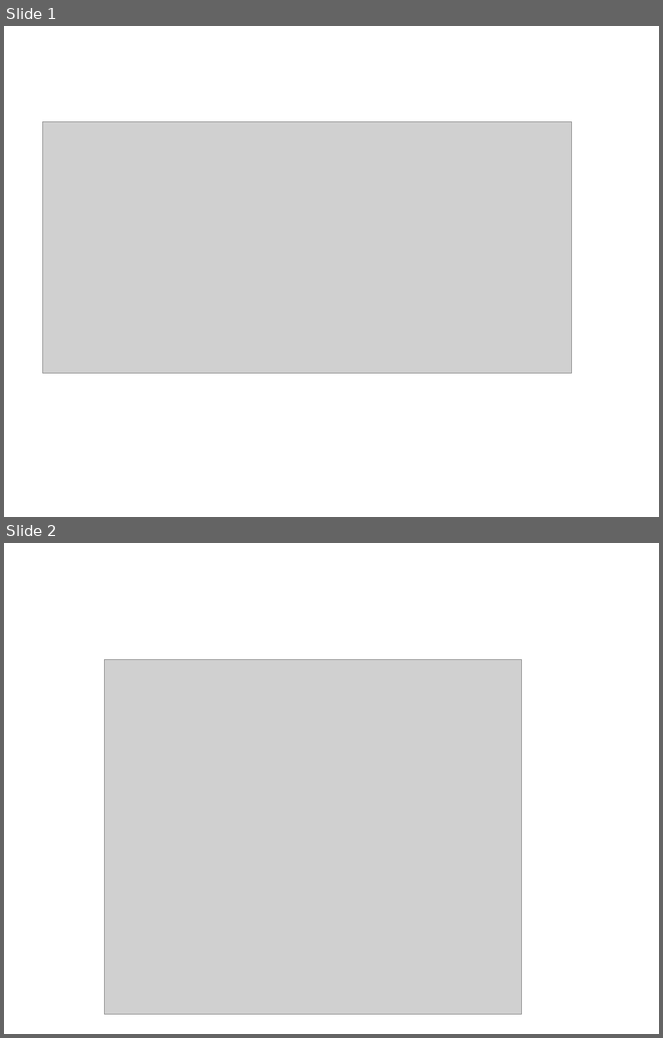
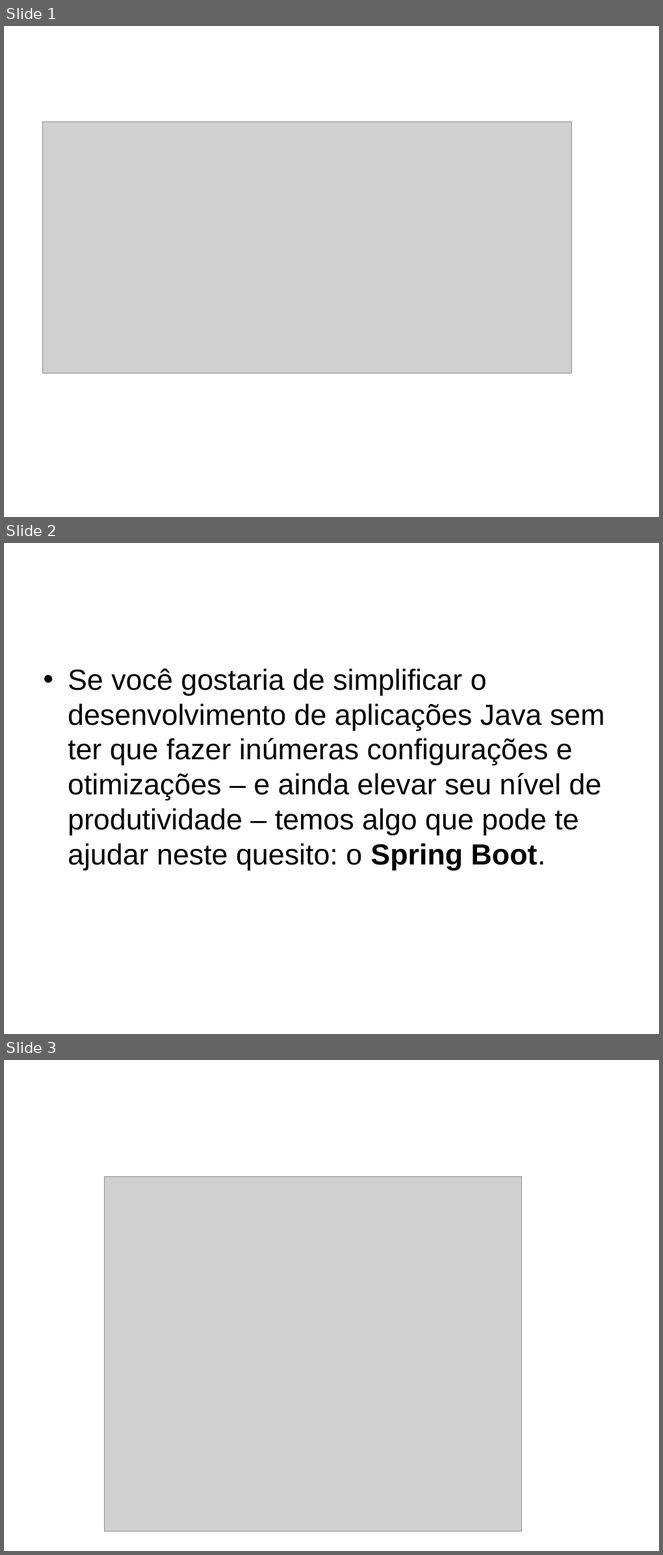
Before and after one commit to FabioDevGomes/aulas-3way, a slide deck: Cronograma aulas/Roteiro Spring Framework/Apresentação inicial Spring framework.ppt. Shown one above the other, each under a label of ours: slides 1 and 2 before the commit, slides 1, 2 and 3 after it. The pictures are 663x1038 and 663x1555 pixels, drawn with LibreOffice and Linux fonts; fonts in the diff are those of the drawing; grey boxes stand for pictures. Boxes give left, top, right and bottom in pixels: in the first picture for what was removed or moved away, otherwise in the second. Text is boxed around its words. In the diff, an @@ line names an element or a change of style, - is before the commit and + after.

Commit message:
ajustes work

```diff
--- a/Cronograma aulas/Roteiro Spring Framework/Apresentação inicial Spring framework.ppt
+++ b/Cronograma aulas/Roteiro Spring Framework/Apresentação inicial Spring framework.ppt
@@ slide 2 added at box(4, 543, 659, 1034), background #FFFFFF @@
@@ text added at box(68, 668, 605, 871), 32 pt, text #000000 @@
+• Se você gostaria de simplificar o desenvolvimento de aplicações Java sem ter que fazer inúmeras configurações e otimizações – e ainda elevar seu nível de produtividade – temos algo que pode te ajudar neste quesito: o Spring Boot.
@@ what was slide 2 is now slide 3 @@
```
